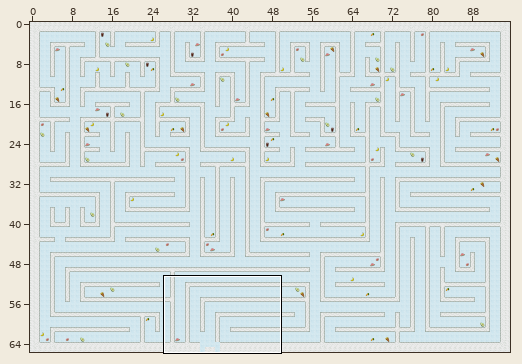
Tiled map -- android/assets/tilemaps/anadyr/maze.tmx. Above: a wide view before the commit, with the close-up outlined.
Close-up. The starting point:
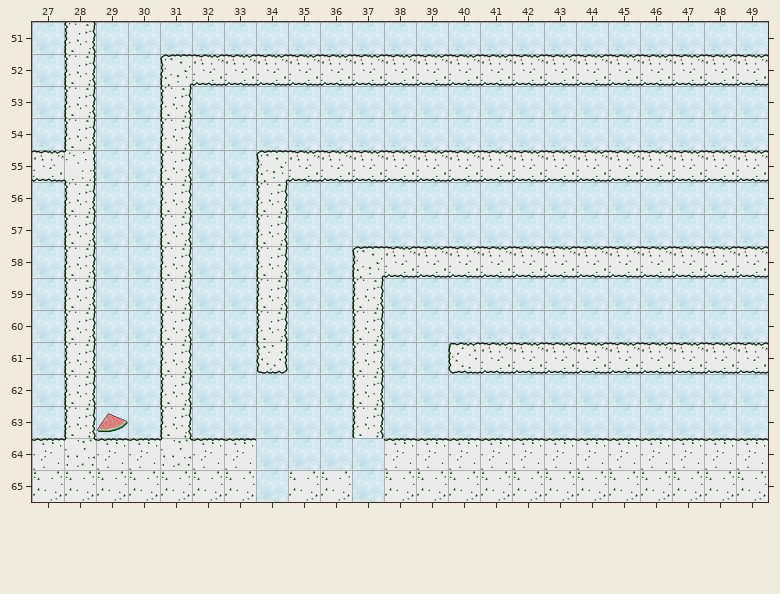
Cells are 64x64 px. Shown: x 27..49, y 51..65.
The result:
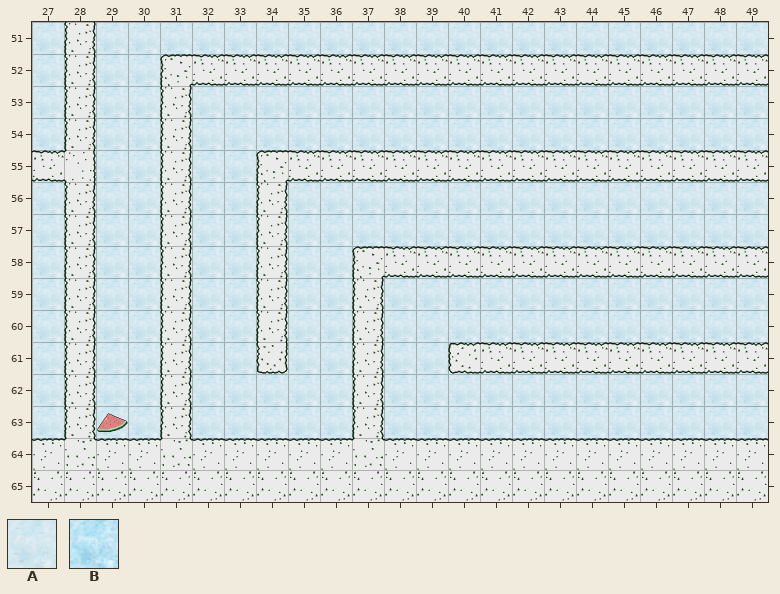
Key: from "tileset": A 0, B 3.
_ is an empty cell, . an unchanged one.
See-through tiles are keyed as they look on the map.
The edit:
--- layer "goal_ground" (now hidden)
@@ x 34..37 @@
-64 BBBB
-65 B..B
+64 ____
+65 _.._
--- layer "goal_ground2" (now hidden)
@@ x 34..37 @@
-64 AAAA
-65 A..A
+64 ____
+65 _.._
Boxes around the changes in both close-ups, in picture pixels (x1, y1, x2, y2):
removed: (256, 438, 384, 502)
